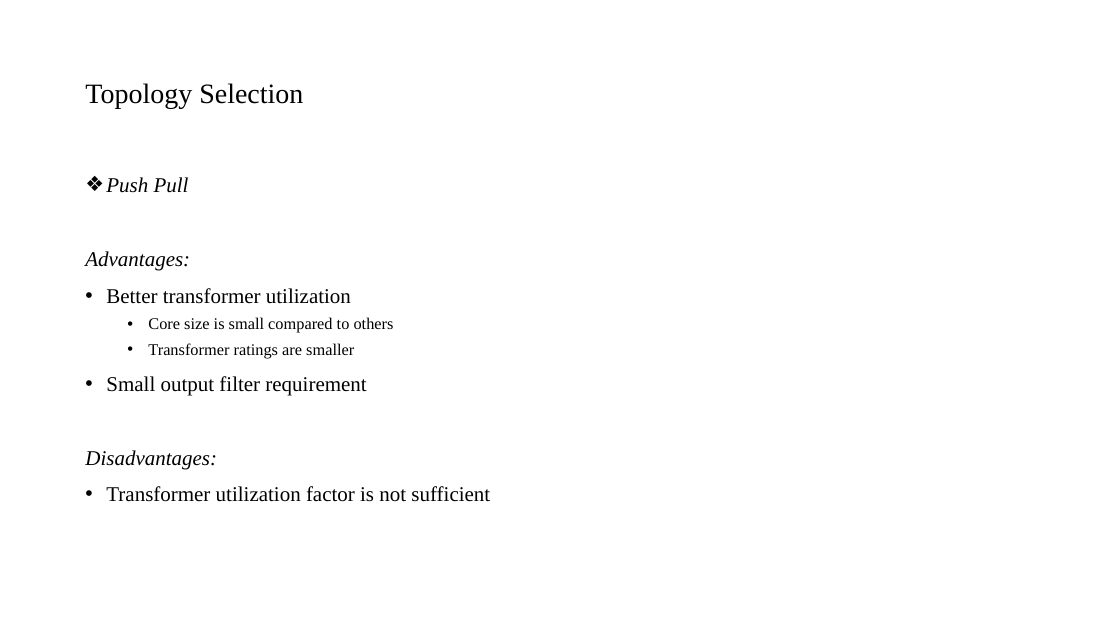
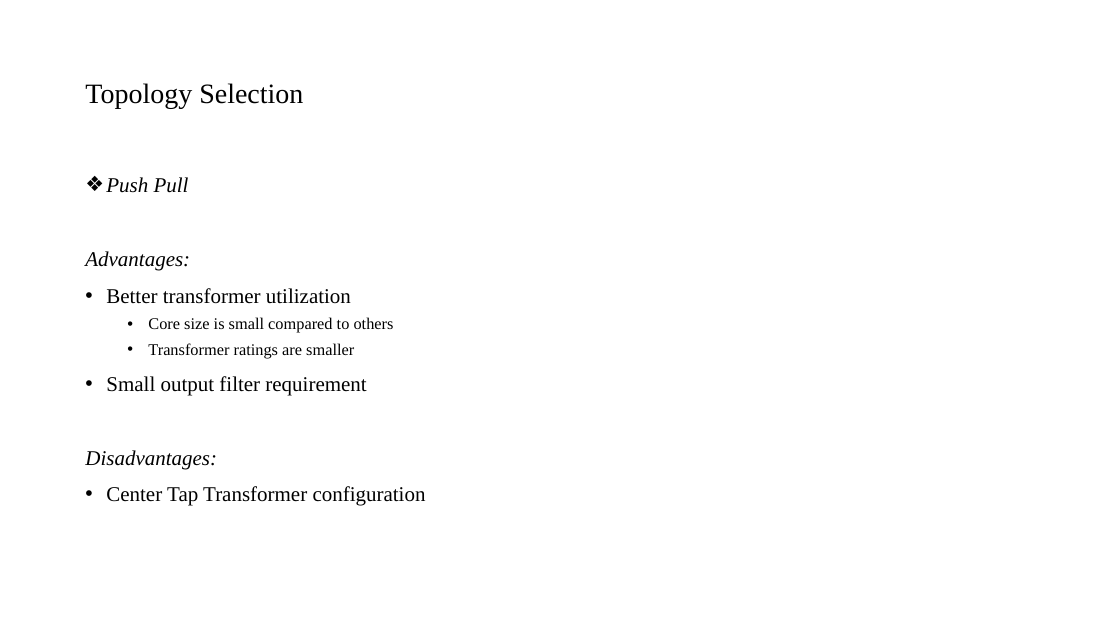
Before and after one commit to mustafayildz/EE464-Term-Project-, a slide deck: slide 7 of EE464_Proje_Sunu.pptx. Drawn at 1120x630 pixels with LibreOffice and Linux fonts; fonts in the diff are those of the drawing. Boxes give left, top, right and bottom in pixels: in the first picture for what was removed or moved away, otherwise in the second. Text is boxed around its words. In the diff, an @@ line names an element or a change of style, - is before the commit and + after.

Commit message:
Final Version

```diff
--- a/EE464_Proje_Sunu.pptx
+++ b/EE464_Proje_Sunu.pptx
@@ text at [106, 486, 426, 506]: text changed @@
-• Transformer utilization factor is not sufficient
+• Center Tap Transformer configuration
```
Also in this commit, not shown: 1 other slide changed.
